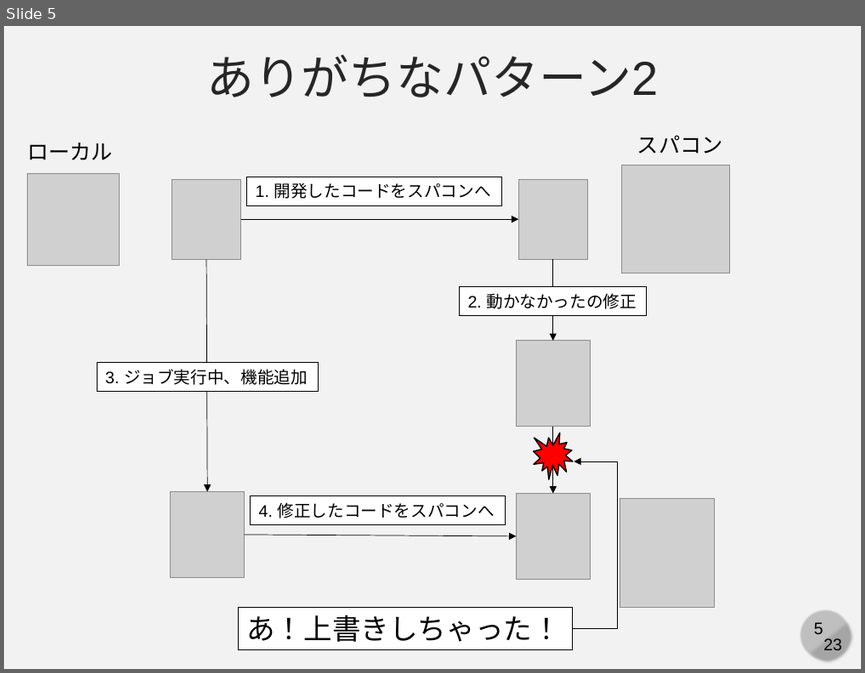
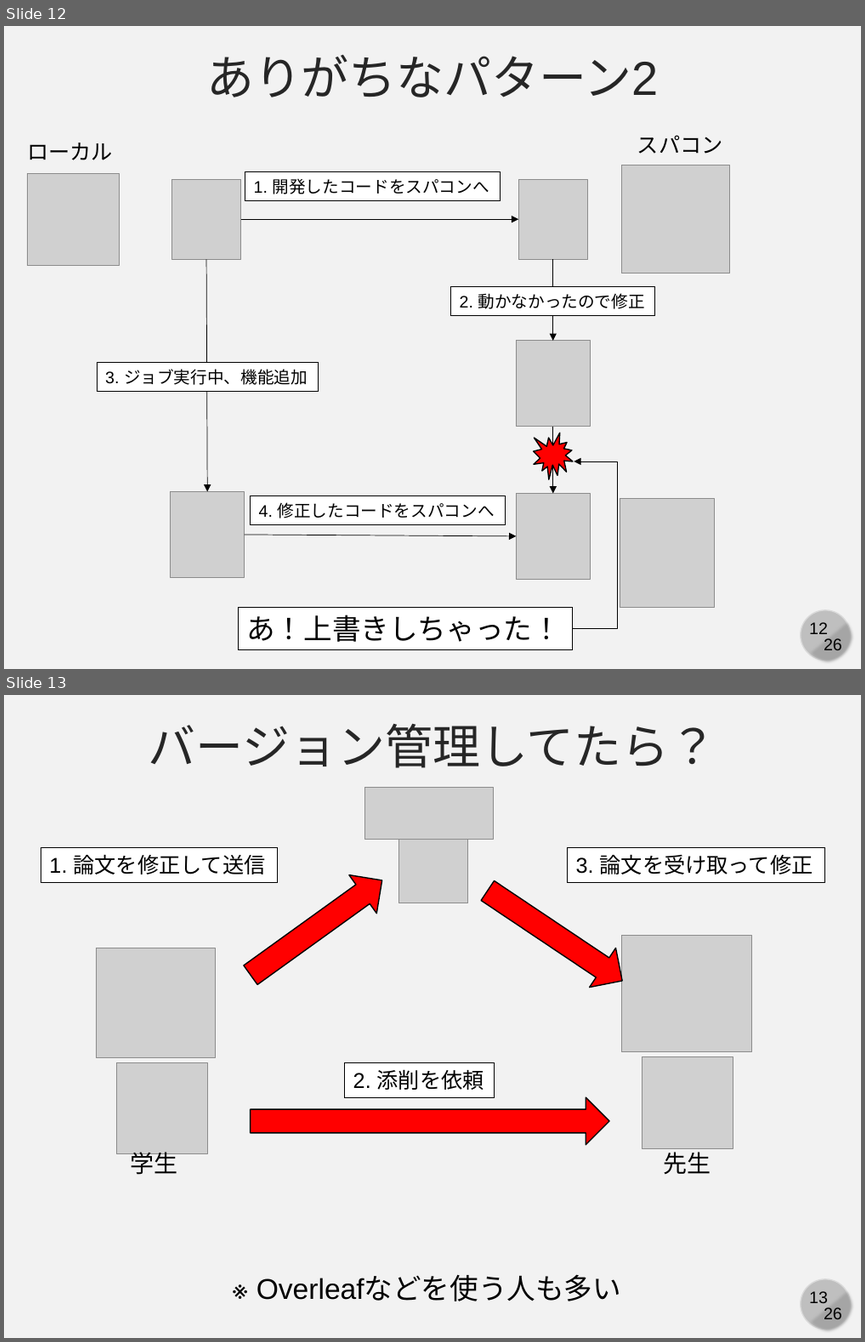
Before and after one commit to cpss2026-git/cpss2026-git.github.io, a slide deck: 01-lecture-git-basic/slides/01-a-vcs.pptx. Shown one above the other, each under a label of ours: slide 5 before the commit, slides 12 and 13 after it. The pictures are 865x673 and 865x1342 pixels, drawn with LibreOffice and Linux fonts; fonts in the diff are those of the drawing; grey boxes stand for pictures. Boxes give left, top, right and bottom in pixels: in the first picture for what was removed or moved away, otherwise in the second. Text is boxed around its words. In the diff, an @@ line names an element or a change of style, - is before the commit and + after.

```diff
--- a/01-lecture-git-basic/slides/01-a-vcs.pptx
+++ b/01-lecture-git-basic/slides/01-a-vcs.pptx
@@ slide 13 added at [4, 695, 861, 1338], background #F2F2F2; not listed: 4 template elements that a slide beside it also shows @@
@@ text added at [148, 724, 717, 768], 40 pt, text #262626 @@
+バージョン管理してたら？
@@ picture added at [364, 787, 494, 839] @@
@@ rectangle added at [41, 847, 277, 882], fill #FFFFFF, outline #000000 0.75 pt, 18 pt, text #000000 @@
+1. 論文を修正して送信
@@ picture added at [399, 834, 468, 903] @@
@@ rectangle added at [567, 847, 825, 882], fill #FFFFFF, outline #000000 0.75 pt, 18 pt, text #000000 @@
+3. 論文を受け取って修正
@@ right arrow added at [237, 862, 396, 994], fill #FF0000, outline #000000 1 pt @@
@@ right arrow added at [474, 871, 635, 1000], fill #FF0000, outline #000000 1 pt @@
@@ picture added at [97, 947, 216, 1057] @@
@@ picture added at [621, 936, 751, 1052] @@
@@ picture added at [116, 1062, 208, 1154] @@
@@ rectangle added at [345, 1062, 494, 1097], fill #FFFFFF, outline #000000 0.75 pt, 18 pt, text #000000 @@
+2. 添削を依頼
@@ picture added at [642, 1056, 733, 1148] @@
@@ right arrow added at [250, 1097, 609, 1144], fill #FF0000, outline #000000 1 pt @@
@@ text added at [131, 1151, 178, 1174], 20 pt, text #000000 @@
+学生
@@ text added at [664, 1148, 711, 1174], 20 pt, text #000000 @@
+先生
@@ text added at [223, 1265, 646, 1309], 24 pt, text #000000 @@
+※ Overleafなどを使う人も多い
@@ what was slide 5 is now slide 12 @@
@@ slide 12 changed as well @@
@@ rectangle "1. 開発したコードをスパコンへ": place and size @@
-rectangle "1. 開発したコードをスパコンへ" at [246, 176, 501, 206]
+rectangle "1. 開発したコードをスパコンへ" at [245, 171, 500, 201]
@@ rectangle "2. 動かなかったので修正": place and size @@
-rectangle "2. 動かなかったので修正" at [459, 286, 647, 316]
+rectangle "2. 動かなかったので修正" at [451, 286, 655, 316]
@@ text in rectangle at [460, 293, 645, 309]: text changed @@
-2. 動かなかったの修正
+2. 動かなかったので修正
@@ page number at [809, 622, 828, 634]: text changed @@
-5
+12
@@ text at [823, 638, 842, 650]: text changed @@
-23
+26
```
Also in this commit, not shown: 22 other slides changed, 2 other slides added.
